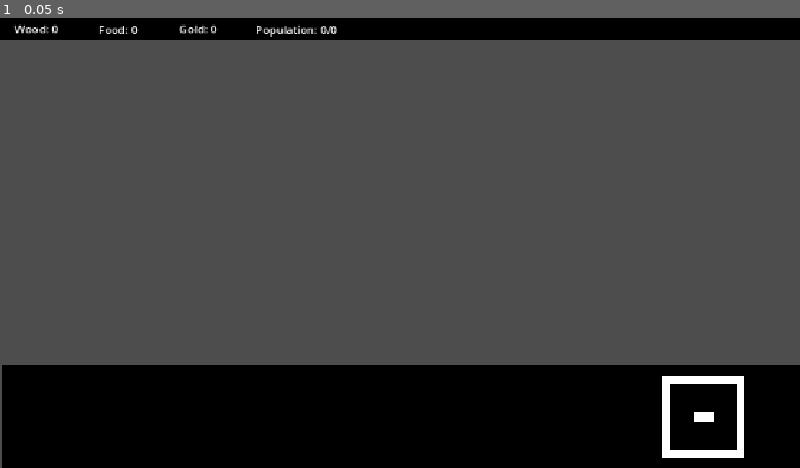
Above: before the commit, frame 1.
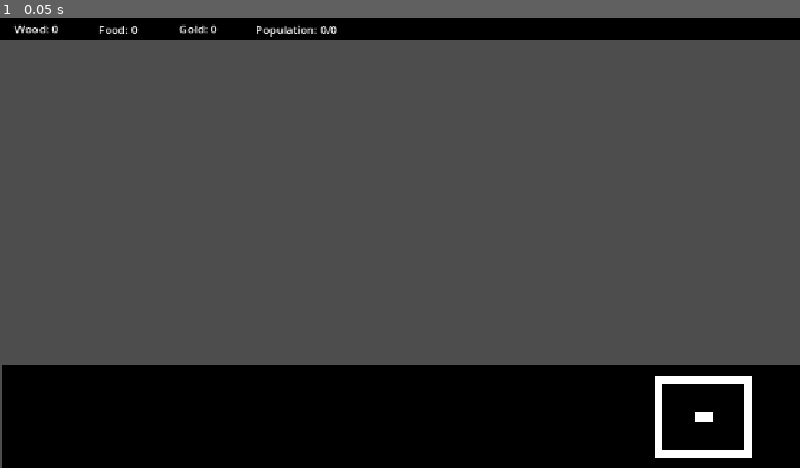
Above: after the commit, the same moment.

Repository: Tonkadora/RTS
Game: Godot game, scene res://main.tscn
Two runs of this game, one before a commit and one after it. Both use one fixed random seed, a clock stepped at 60 frames per second and the inputs below.
Inputs:
- Up to frame 1 (0.05 s): no input

The runs differ from the first frame. In frame 1, 0.6% of the frame differs, in the area x 81-94%, y 79-98%.

Commit message:
camera/minimap

Diff:
--- /dev/null
+++ b/camera_2d.gd
@@ -0,0 +1,41 @@
+extends Camera2D
+
+var cam_move_right = false
+var cam_move_left = false
+var cam_move_up = false
+var cam_move_down = false
+
+@onready var mini_map_screen = $"../UI/MiniMap/Screen"
+
+func _process(delta: float) -> void:
+	if get_local_mouse_position().x > 540:
+		cam_move_right = true
+		cam_move_left = false
+	if get_local_mouse_position().x < -540:
+		cam_move_right = false
+		cam_move_left = true
+	if get_local_mouse_position().x > -540 and get_local_mouse_position().x < 540:
+		cam_move_right = false
+		cam_move_left = false
+	if get_local_mouse_position().y > 280:
+		cam_move_down = true
+		cam_move_up = false
+	if get_local_mouse_position().y < -280:
+		cam_move_down = false
+		cam_move_up = true
+	if get_local_mouse_position().y > -280 and get_local_mouse_position().y < 280:
+		cam_move_down = false
+		cam_move_up = false
+
+	if cam_move_right == true and position.x <= 2040:
+		position += Vector2(1,0) * 6
+		mini_map_screen.position += Vector2(1,0) * 0.2
+	if cam_move_left == true and position.x >= -870:
+		position -= Vector2(1,0) * 6
+		mini_map_screen.position -= Vector2(1,0) * 0.2
+	if cam_move_down == true and position.y <= 1700:
+		position += Vector2(0,1) * 6
+		mini_map_screen.position += Vector2(0,1) * 0.2
+	if cam_move_up == true and position.y >= -1060:
+		position -= Vector2(0,1) * 6
+		mini_map_screen.position -= Vector2(0,1) * 0.2
--- a/main.tscn
+++ b/main.tscn
@@ -6,6 +6,7 @@
 [ext_resource type="Texture2D" uid="uid://dyogigmbovnjj" path="res://GameArt/kenney_sci-fi-rts/PNG/Default size/Structure/scifiStructure_05.png" id="4_kek77"]
 [ext_resource type="Texture2D" uid="uid://ddovb2kgq4i0j" path="res://GameArt/kenney_sci-fi-rts/PNG/Default size/Structure/scifiStructure_11.png" id="5_4c57u"]
 [ext_resource type="Texture2D" uid="uid://bnahi7s2pxov" path="res://GameArt/kenney_sci-fi-rts/PNG/Default size/Environment/scifiEnvironment_16.png" id="6_efxa6"]
+[ext_resource type="Script" uid="uid://ccv4lr2mjb0rj" path="res://camera_2d.gd" id="7_272bh"]
 
 [sub_resource type="LabelSettings" id="LabelSettings_dg77c"]
 font_size = 120
@@ -81,19 +82,19 @@
 offset_bottom = 107.0
 
 [node name="ColorRect2" type="ColorRect" parent="UI/MiniMap/OuterBox"]
-offset_left = 11.0
 offset_top = -11.0
-offset_right = 129.0
+offset_right = 118.0
 rotation = 1.5708
 
 [node name="ColorRect3" type="ColorRect" parent="UI/MiniMap/OuterBox"]
-offset_left = 118.0
+offset_left = 129.0
 offset_top = -11.0
-offset_right = 236.0
+offset_right = 247.0
 rotation = 1.5708
 
 [node name="Screen" type="Node2D" parent="UI/MiniMap"]
-position = Vector2(997, 566)
+position = Vector2(1000, 566)
+scale = Vector2(0.8, 1)
 
 [node name="ColorRect" type="ColorRect" parent="UI/MiniMap/Screen"]
 offset_left = 1.0
@@ -250,3 +251,4 @@
 
 [node name="Camera2D" type="Camera2D" parent="."]
 position = Vector2(576, 324)
+script = ExtResource("7_272bh")
Not shown, added: camera_2d.gd.uid
Not shown: 1 places in main.tscn that only renumber resources
